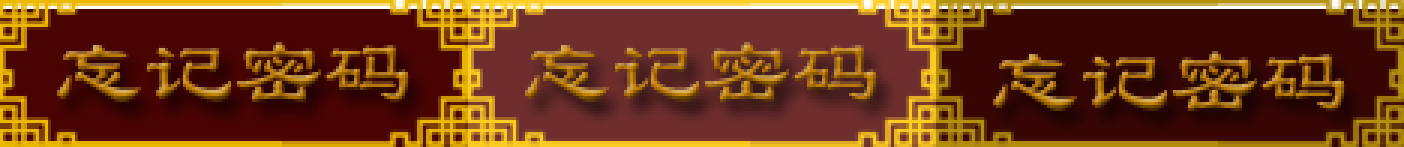
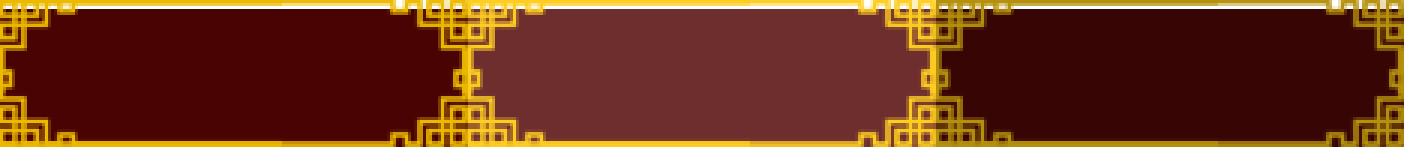
Comparing the layer stacks of the two w=1404, h=147 images. Changes:
hid "忘记密码 副本 2" over bbox(57, 42, 411, 102)
hid "忘记密码 副本" over bbox(525, 42, 879, 102)
hid "忘记密码" over bbox(993, 51, 1347, 111)
